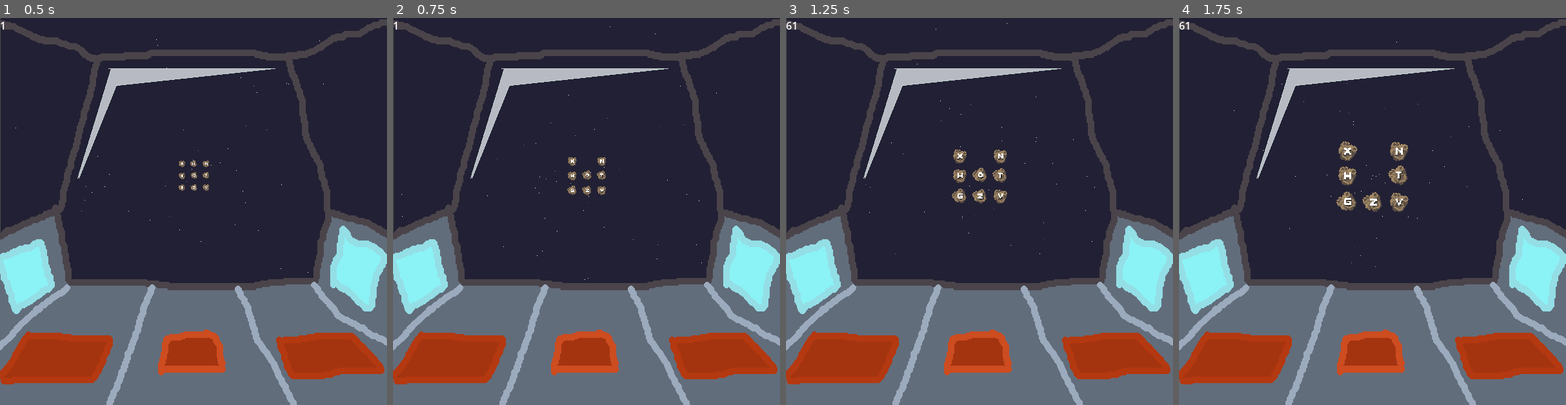
Above: before the commit, frames 1-4 (left to right).
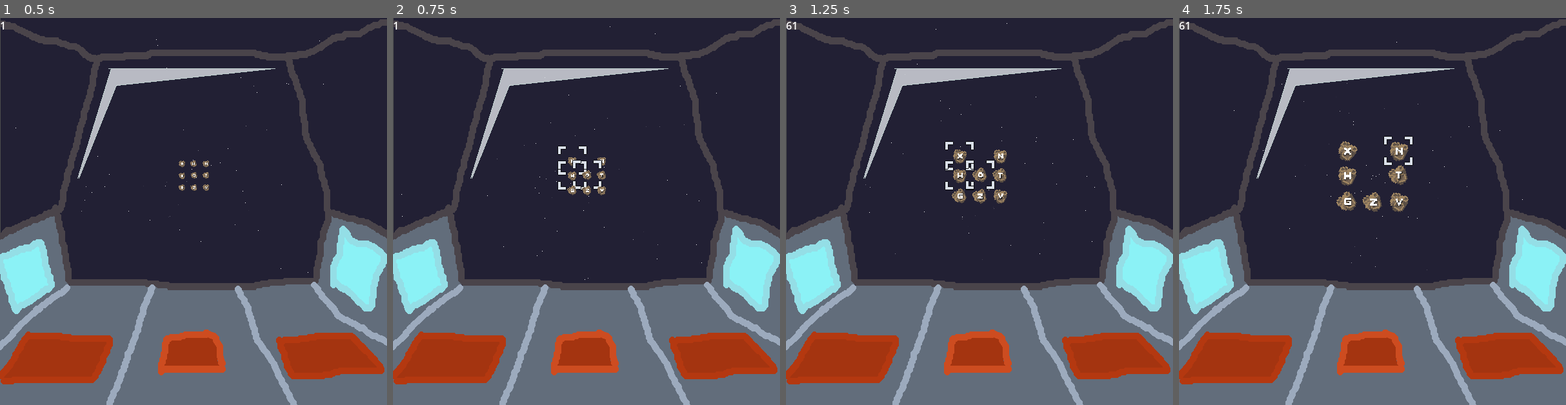
Above: after the commit, the same moments.

Repository: sugarvoid/alpha-space
Game: Godot game, scene res://game/game.tscn
Same seed, same stepped clock (60 frames per second), same inputs: the game is played once before the commit and once after it.
Inputs (mouse positions are in pixels of both pictures, inside the frame that each line leads up to):
- Up to frame 1 (0.5 s): no input
- Up to frame 2 (0.75 s): tap Enter at 0.5 s; move the mouse to (574, 161) at 0.52 s; hold Keypad 8 (num_pad_eight) from 0.53 s (still down); click (574, 161) at 0.67 s
- Up to frame 3 (1.25 s): keep holding Keypad 8 (num_pad_eight)
- Up to frame 4 (1.75 s): move the mouse to (1391, 157) at 1.27 s; release Keypad 8 (num_pad_eight) at 1.28 s; tap Keypad 5 (num_pad_five) at 1.35 s; click (1391, 157) at 1.42 s

Frame 1 is identical in both runs. In frame 2, 0.4% of the frame differs, in the area x 42-54%, y 33-45%; in frame 3, 0.3%; in frame 4, 0.1%.

Commit message:
Added music files and reticle

Diff:
--- a/game/game.tscn
+++ b/game/game.tscn
@@ -13,14 +13,16 @@
 [node name="Game" type="Node2D"]
 script = ExtResource("1_8vr4e")
 
+[node name="CanvasLayer" type="CanvasLayer" parent="."]
+
+[node name="FPSCounter" parent="CanvasLayer" instance=ExtResource("7_ufc36")]
+
 [node name="SpaceBackGround" parent="." instance=ExtResource("5_cw3rp")]
 position = Vector2(301, 297)
 
 [node name="StarField" parent="." instance=ExtResource("4_onjy1")]
 position = Vector2(301, 245)
 scale = Vector2(2, 2)
-
-[node name="MeteorManager" parent="." instance=ExtResource("6_guurn")]
 
 [node name="LaserManager" parent="." instance=ExtResource("8_05m1i")]
 
@@ -29,10 +31,8 @@
 [node name="Hand" parent="." instance=ExtResource("2_ni3ut")]
 position = Vector2(709, 466)
 
-[node name="CanvasLayer" type="CanvasLayer" parent="."]
-
-[node name="FPSCounter" parent="CanvasLayer" instance=ExtResource("7_ufc36")]
-
 [node name="AudioStreamPlayer2D" type="AudioStreamPlayer2D" parent="."]
 stream = ExtResource("9_i1xb8")
 autoplay = true
+
+[node name="MeteorManager" parent="." instance=ExtResource("6_guurn")]
--- a/game/hud/fps_counter.tscn
+++ b/game/hud/fps_counter.tscn
@@ -9,6 +9,7 @@
 anchor_bottom = 1.0
 grow_horizontal = 2
 grow_vertical = 2
+mouse_filter = 2
 script = ExtResource("1_1gp45")
 
 [node name="Label" type="Label" parent="."]
--- a/game/manager/meteor_manager.gd
+++ b/game/manager/meteor_manager.gd
@@ -31,6 +31,7 @@
 	_resize_arrays()
 	_add_pos_to_inner_array()
 	_add_pos_to_outer_array()
+	_remove_pos_nodes()
 	add_meteor_to_screen(0)
 	add_meteor_to_screen(1)
 	add_meteor_to_screen(2)
@@ -88,3 +89,7 @@
 	for pos in self.outer_node.get_children():
 		self.outer_positions[i] = pos.global_position
 		i += 1
+func _remove_pos_nodes() -> void:
+	# Once the vectors have been put in the array, the nodes are no longer needed
+	self.outer_node.queue_free()
+	self.inner_node.queue_free()
--- a/game/meteor/meteor.gd
+++ b/game/meteor/meteor.gd
@@ -14,6 +14,7 @@
 
 var rng: RandomNumberGenerator
 
+var is_hovered: bool
 var letter: String
 var slot_number: int
 var start_pos: Vector2
@@ -35,6 +36,7 @@
 
 
 func _process(delta: float) -> void:
+	$Reticle.visible = self.is_hovered
 	$Control.scale = self.sprite.scale
 	self.sprite.rotation += self.rotate_speed * delta
 
@@ -96,9 +98,19 @@
 
 func _on_area_2d_input_event(viewport: Node, event: InputEvent, shape_idx: int) -> void:
 	if event is InputEventMouseButton and event.is_pressed():
+		print(event)
 		if event.button_index == 1:
 			print('clicked')
 			emit_signal("was_clicked", self)
 		else:
 				## print("Left button was released")
 				pass
+
+
+
+func _on_area_2d_mouse_entered() -> void:
+	is_hovered = true
+
+
+func _on_area_2d_mouse_exited() -> void:
+	is_hovered = false
--- a/game/meteor/meteor.tscn
+++ b/game/meteor/meteor.tscn
@@ -1,8 +1,9 @@
-[gd_scene load_steps=5 format=3 uid="uid://dkeb6tw0exne0"]
+[gd_scene load_steps=6 format=3 uid="uid://dkeb6tw0exne0"]
 
 [ext_resource type="Script" path="res://game/meteor/meteor.gd" id="1_akqqa"]
 [ext_resource type="Texture2D" uid="uid://bstauo7ogwrkh" path="res://game/meteor/meteor.png" id="2_gy8v2"]
 [ext_resource type="FontFile" uid="uid://c5d8fl5dxbsla" path="res://game/font/ThaleahFat.ttf" id="3_g77bd"]
+[ext_resource type="PackedScene" uid="uid://cyadvv34rt0br" path="res://game/meteor/reticle.tscn" id="4_l52gy"]
 
 [sub_resource type="RectangleShape2D" id="RectangleShape2D_5wrd5"]
 size = Vector2(45, 51)
@@ -26,6 +27,8 @@
 theme_override_font_sizes/font_size = 48
 text = "P"
 
+[node name="Reticle" parent="." instance=ExtResource("4_l52gy")]
+
 [node name="Area2D" type="Area2D" parent="."]
 
 [node name="CollisionShape2D" type="CollisionShape2D" parent="Area2D"]
@@ -33,3 +36,5 @@
 shape = SubResource("RectangleShape2D_5wrd5")
 
 [connection signal="input_event" from="Area2D" to="." method="_on_area_2d_input_event"]
+[connection signal="mouse_entered" from="Area2D" to="." method="_on_area_2d_mouse_entered"]
+[connection signal="mouse_exited" from="Area2D" to="." method="_on_area_2d_mouse_exited"]
--- /dev/null
+++ b/game/meteor/reticle.gd
@@ -0,0 +1,20 @@
+extends Node2D
+
+
+enum STATES {
+	REGULAR,
+	ATTACK,
+	GRAB
+}
+
+var state: int
+
+
+# Called when the node enters the scene tree for the first time.
+func _ready() -> void:
+	pass # Replace with function body.
+
+
+# Called every frame. 'delta' is the elapsed time since the previous frame.
+func _process(delta: float) -> void:
+	pass
--- /dev/null
+++ b/game/meteor/reticle.tscn
@@ -0,0 +1,54 @@
+[gd_scene load_steps=10 format=3 uid="uid://cyadvv34rt0br"]
+
+[ext_resource type="Script" path="res://game/meteor/reticle.gd" id="1_sjqkf"]
+[ext_resource type="Texture2D" uid="uid://c2xx2dt2ckyqh" path="res://game/meteor/reticle-Sheet.png" id="2_pjm7r"]
+
+[sub_resource type="AtlasTexture" id="AtlasTexture_20cgk"]
+atlas = ExtResource("2_pjm7r")
+region = Rect2(256, 0, 64, 64)
+
+[sub_resource type="AtlasTexture" id="AtlasTexture_uk5xu"]
+atlas = ExtResource("2_pjm7r")
+region = Rect2(320, 0, 64, 64)
+
+[sub_resource type="AtlasTexture" id="AtlasTexture_8un5q"]
+atlas = ExtResource("2_pjm7r")
+region = Rect2(64, 0, 64, 64)
+
+[sub_resource type="AtlasTexture" id="AtlasTexture_gffyr"]
+atlas = ExtResource("2_pjm7r")
+region = Rect2(0, 0, 64, 64)
+
+[sub_resource type="AtlasTexture" id="AtlasTexture_k1yq8"]
+atlas = ExtResource("2_pjm7r")
+region = Rect2(128, 0, 64, 64)
+
+[sub_resource type="AtlasTexture" id="AtlasTexture_njud5"]
+atlas = ExtResource("2_pjm7r")
+region = Rect2(192, 0, 64, 64)
+
+[sub_resource type="SpriteFrames" id="SpriteFrames_1dkwg"]
+animations = [{
+"frames": [SubResource("AtlasTexture_20cgk"), SubResource("AtlasTexture_uk5xu")],
+"loop": true,
+"name": &"blue",
+"speed": 3.0
+}, {
+"frames": [SubResource("AtlasTexture_8un5q"), SubResource("AtlasTexture_gffyr")],
+"loop": true,
+"name": &"red",
+"speed": 3.0
+}, {
+"frames": [SubResource("AtlasTexture_k1yq8"), SubResource("AtlasTexture_njud5")],
+"loop": true,
+"name": &"white",
+"speed": 3.0
+}]
+
+[node name="Reticle" type="Node2D"]
+script = ExtResource("1_sjqkf")
+
+[node name="Sprite2D" type="AnimatedSprite2D" parent="."]
+frames = SubResource("SpriteFrames_1dkwg")
+animation = &"white"
+playing = true
--- /dev/null
+++ b/game/player/Player.tscn
@@ -0,0 +1,6 @@
+[gd_scene load_steps=2 format=3 uid="uid://d28qtbq01271h"]
+
+[ext_resource type="Script" path="res://game/player/player.gd" id="1_12lgk"]
+
+[node name="Player" type="Node"]
+script = ExtResource("1_12lgk")
--- /dev/null
+++ b/game/player/player.gd
@@ -0,0 +1,19 @@
+class_name Player
+extends Node
+
+
+enum targeting_state {
+	REGULAR,
+	ATTACK,
+	GRAB
+}
+var reticle_state: int
+
+# Called when the node enters the scene tree for the first time.
+func _ready() -> void:
+	pass # Replace with function body.
+
+
+# Called every frame. 'delta' is the elapsed time since the previous frame.
+func _process(delta: float) -> void:
+	pass
--- a/project.godot
+++ b/project.godot
@@ -38,6 +38,11 @@
 "class": &"MeteorManager",
 "language": &"GDScript",
 "path": "res://game/manager/meteor_manager.gd"
+}, {
+"base": "Node",
+"class": &"Player",
+"language": &"GDScript",
+"path": "res://game/player/player.gd"
 }]
 _global_script_class_icons={
 "Game": "",
@@ -45,7 +50,8 @@
 "Laser": "",
 "LaserManager": "",
 "Meteor": "",
-"MeteorManager": ""
+"MeteorManager": "",
+"Player": ""
 }
 
 [application]
Binary file added: game/meteor/reticle-Sheet.png
Not shown, added: game/meteor/reticle-Sheet.png.import
Binary file added: game/meteor/reticle.aseprite
Not shown, added: game/music/Clement Panchout - Game Over Jingles Pack - 31 GameOverJingle Thursday.wav.import
Not shown, added: game/music/Clement Panchout - Game Over Jingles Pack - 31 GameOverJingle Thursday.wav
